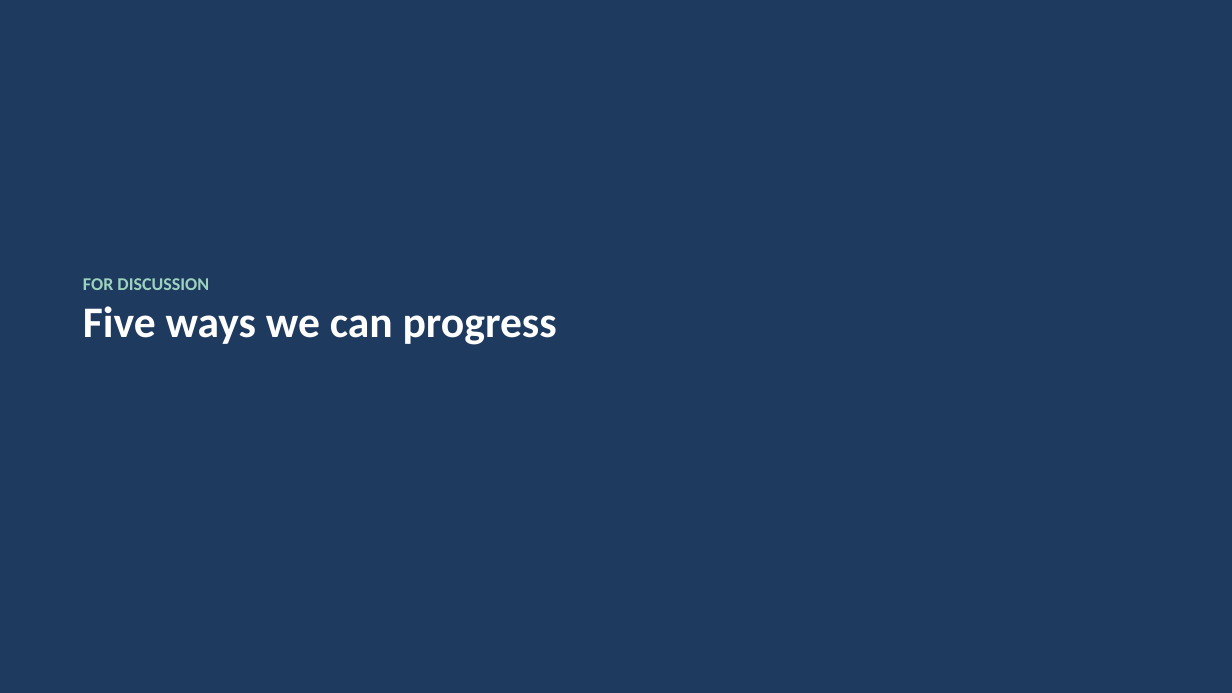
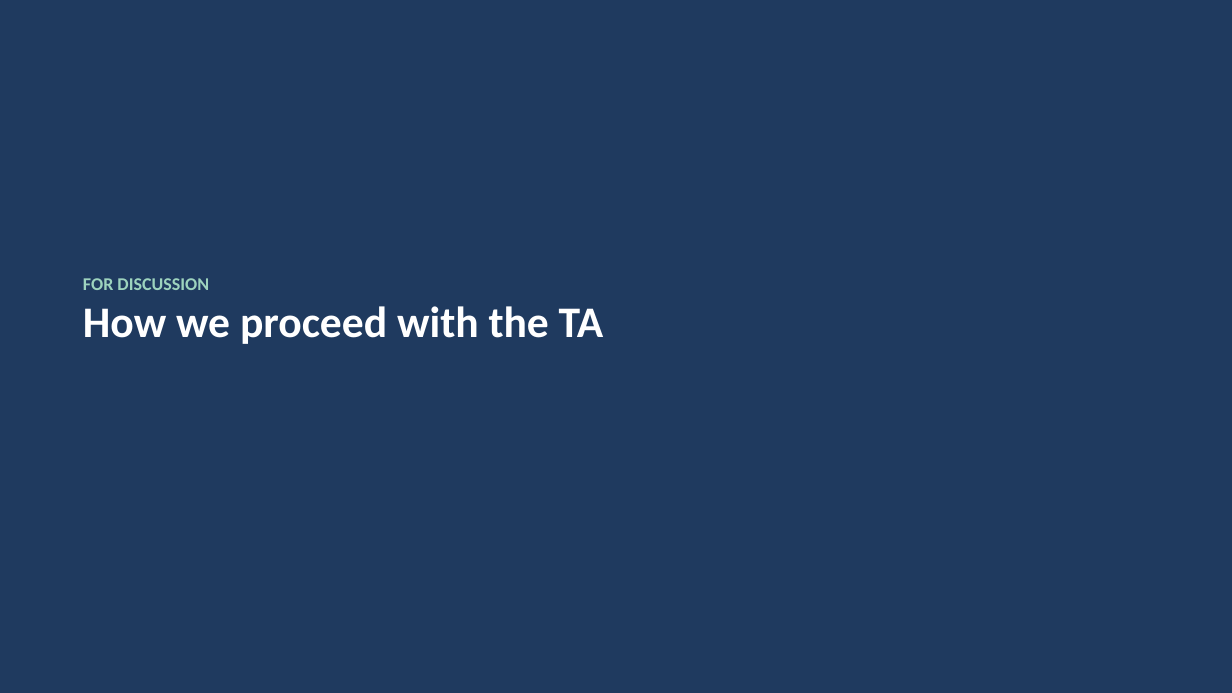
Before and after one commit to epayaslii/DELTA, a slide deck: slide 15 of slides/DELTA_progress_Mariella.pptx (slide 13 before the commit). Drawn at 1232x693 pixels with LibreOffice and Linux fonts; fonts in the diff are those of the drawing. Boxes give left, top, right and bottom in pixels: in the first picture for what was removed or moved away, otherwise in the second. Text is boxed around its words. In the diff, an @@ line names an element or a change of style, - is before the commit and + after.

```diff
--- a/slides/DELTA_progress_Mariella.pptx
+++ b/slides/DELTA_progress_Mariella.pptx
@@ text at <box>83,306,604,344</box>: text changed @@
-Five ways we can progress
+How we proceed with the TA
```
Also in this commit, not shown: 9 other slides changed, 5 slides added, 4 slides removed, 2 other files.
